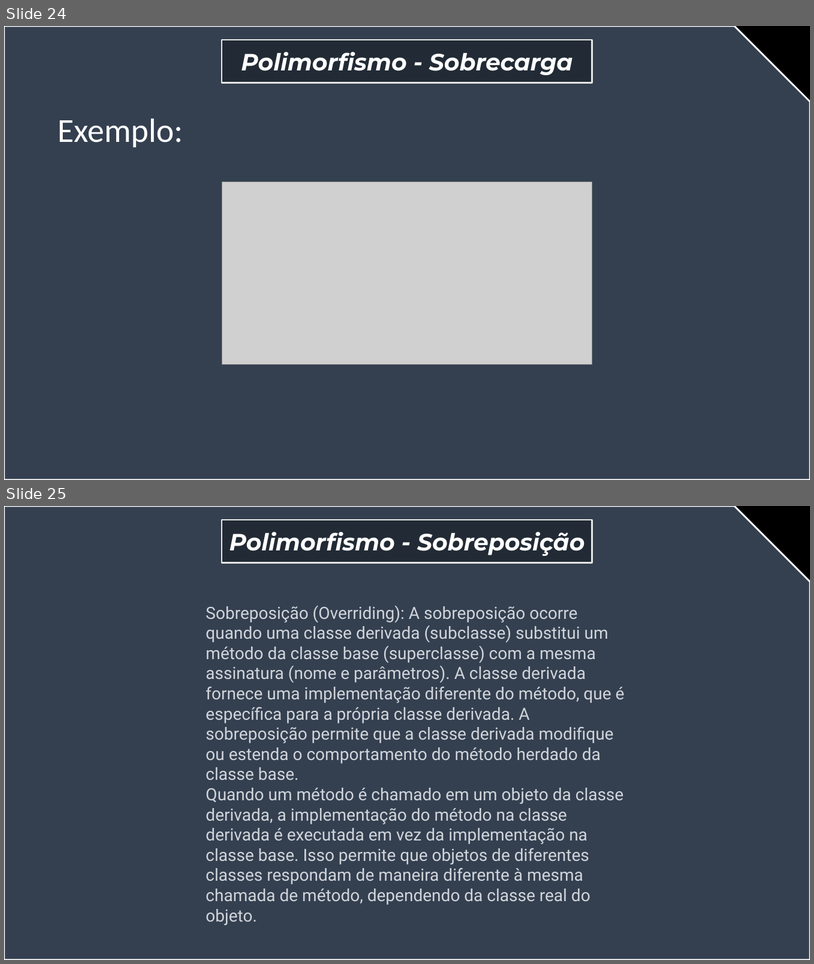
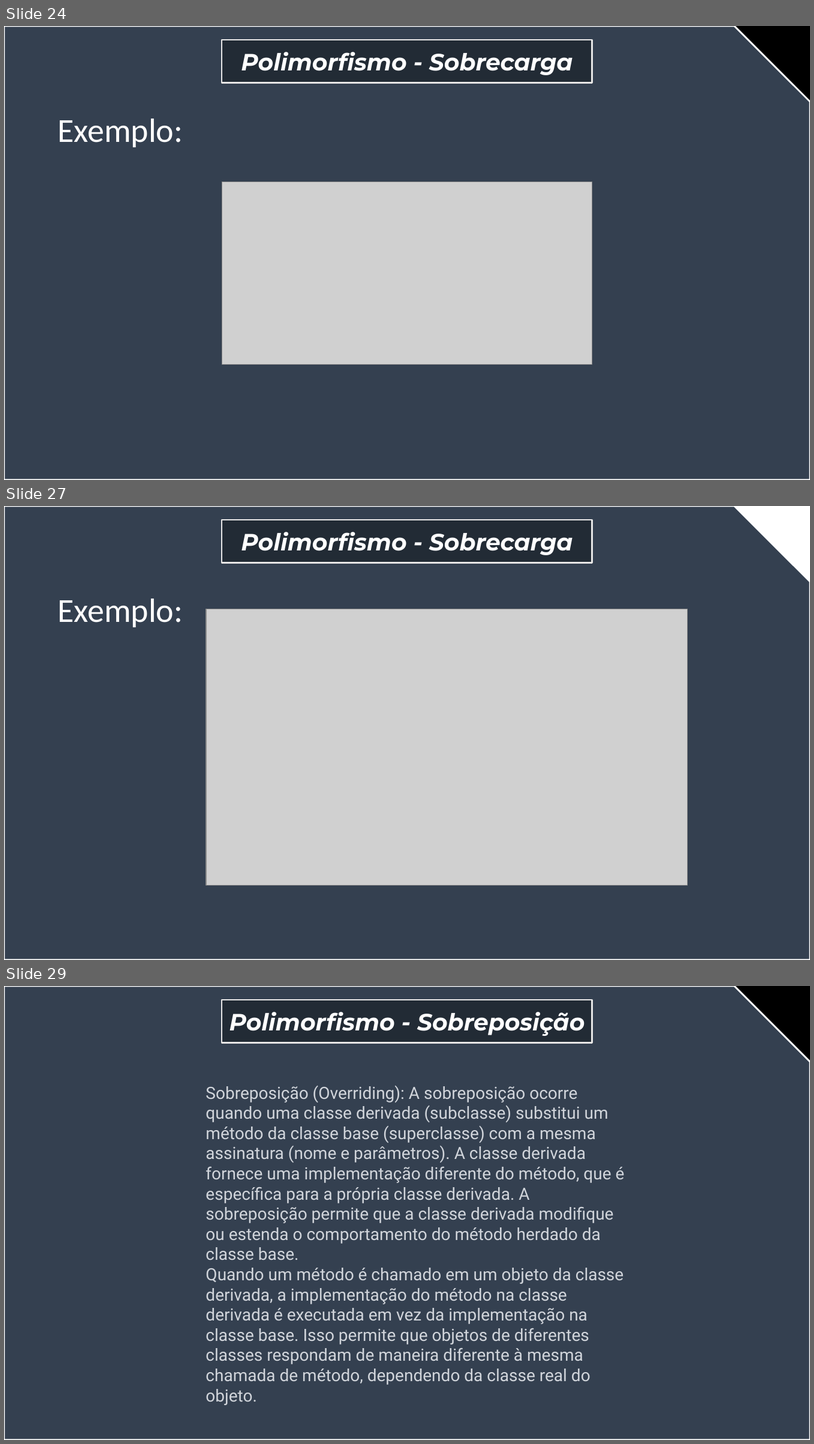
Before and after one commit to jorgevendramini/Aula_OOP, a slide deck: slide aula invertida atualizado(3).pptx. Shown one above the other, each under a label of ours: slides 24 and 25 before the commit, slides 24, 27 and 29 after it; the slides between them are not shown. The pictures are 814x964 and 814x1444 pixels, drawn with LibreOffice and Linux fonts; fonts in the diff are those of the drawing; grey boxes stand for pictures. Boxes give left, top, right and bottom in pixels: in the first picture for what was removed or moved away, otherwise in the second. Text is boxed around its words. In the diff, an @@ line names an element or a change of style, - is before the commit and + after.

```diff
--- a/slide aula invertida atualizado(3).pptx
+++ b/slide aula invertida atualizado(3).pptx
@@ slide 27 added at bbox=[4, 506, 810, 960], background #FFFFFF @@
@@ snip rect added at bbox=[4, 506, 810, 960], fill #344050, outline #FFFFFF 2 pt @@
@@ rectangle added at bbox=[222, 520, 593, 563], fill #222B35, outline #E7E6E6 2 pt, 28 pt, text #FFFFFF, bold, italic @@
+Polimorfismo - Sobrecarga
@@ text added at bbox=[57, 598, 183, 627], 40 pt, text #FFFFFF @@
+Exemplo:
@@ picture added at bbox=[206, 609, 687, 885] @@
@@ what was slide 25 is now slide 29 @@
```
Also in this commit, not shown: 5 other slides added.
